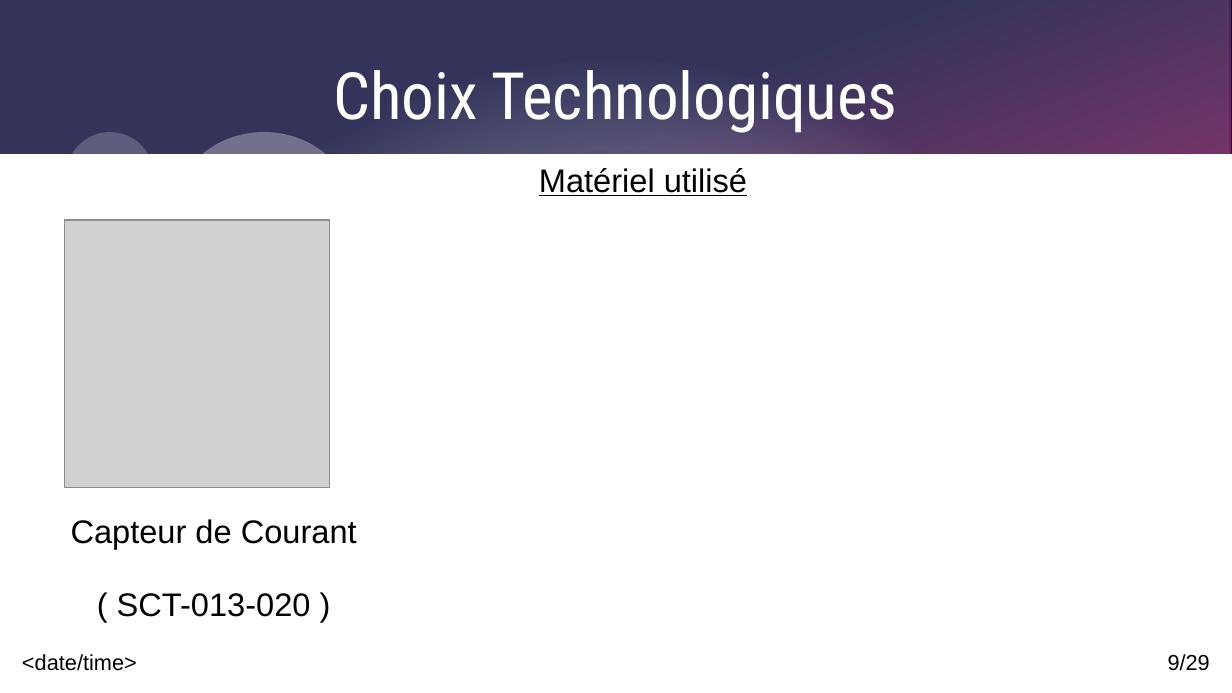
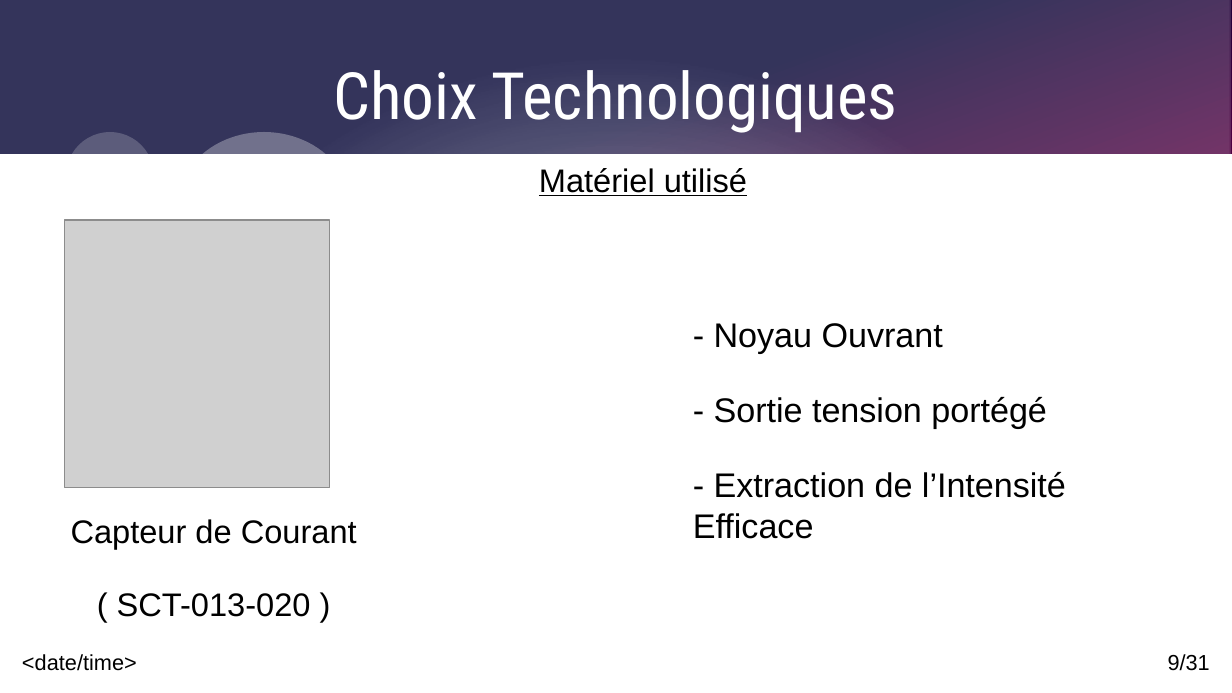
Before and after one commit to Corentinh2/PROJET_GESTIONNAIRE_DE_CHARGE, a slide deck: slide 9 of Revues/DiapoRevue3_VR.odp. Drawn at 1232x693 pixels with LibreOffice and Linux fonts; fonts in the diff are those of the drawing; grey boxes stand for pictures. Boxes give left, top, right and bottom in pixels: in the first picture for what was removed or moved away, otherwise in the second. Text is boxed around its words. In the diff, an @@ line names an element or a change of style, - is before the commit and + after.

```diff
--- a/Revues/DiapoRevue3_VR.odp
+++ b/Revues/DiapoRevue3_VR.odp
@@ text added at box(693, 323, 1066, 539), 22 pt, text #000000 @@
+- Noyau Ouvrant
+- Sortie tension portégé
+- Extraction de l’Intensité Efficace
@@ page number at box(1168, 654, 1210, 671): text changed @@
-9/29
+9/31
```
Also in this commit, not shown: 2 other slides changed, 2 slides added, 1 other file.
